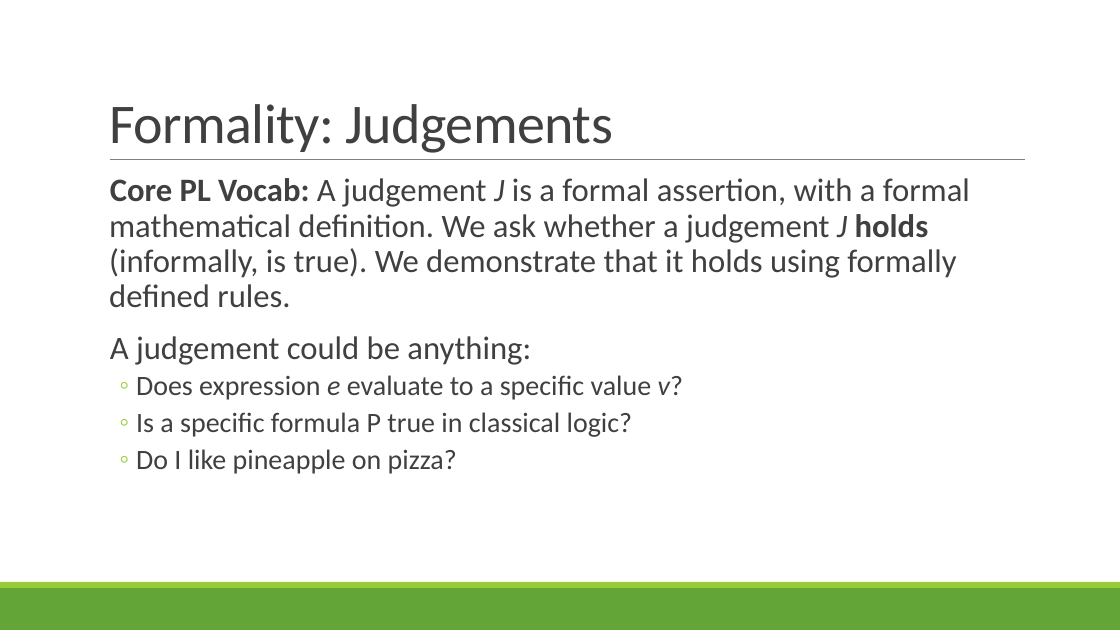
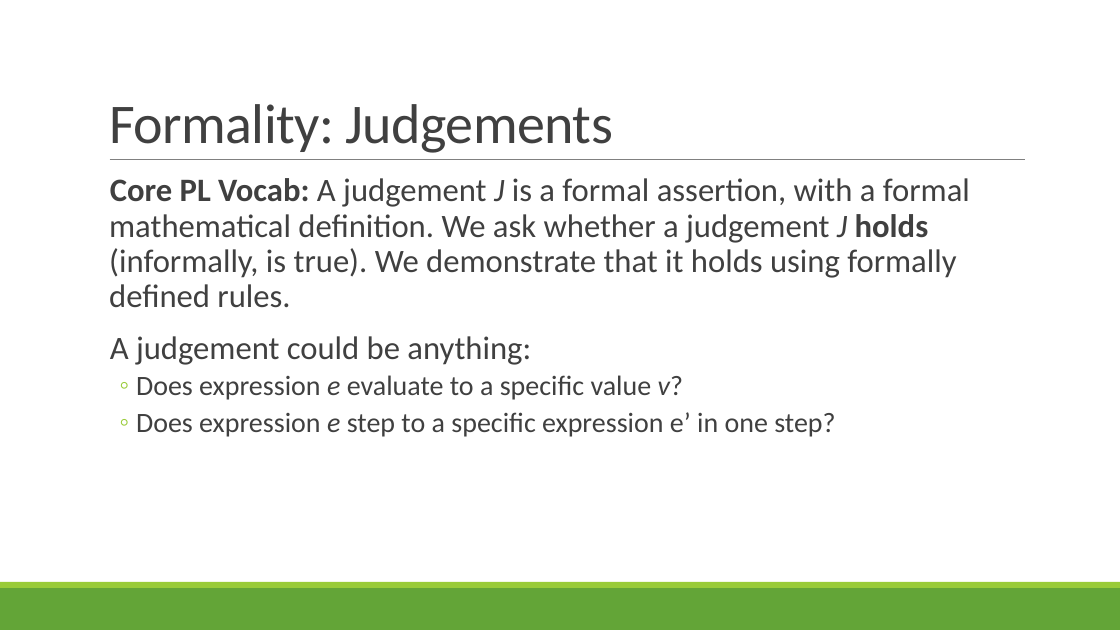
Before and after one commit to rbohrer/pl-course, a slide deck: slide 13 of LectureSlides/06OpSem.pptx. Drawn at 1120x630 pixels with LibreOffice and Linux fonts; fonts in the diff are those of the drawing. Boxes give left, top, right and bottom in pixels: in the first picture for what was removed or moved away, otherwise in the second. Text is boxed around its words. In the diff, an @@ line names an element or a change of style, - is before the commit and + after.

```diff
--- a/LectureSlides/06OpSem.pptx
+++ b/LectureSlides/06OpSem.pptx
@@ text at (136,412,835,437): text changed @@
-  ◦ Is a specific formula P true in classical logic?
-  ◦ Do I like pineapple on pizza?
+  ◦ Does expression e step to a specific expression e’ in one step?
```
Also in this commit, not shown: 5 other slides changed.
